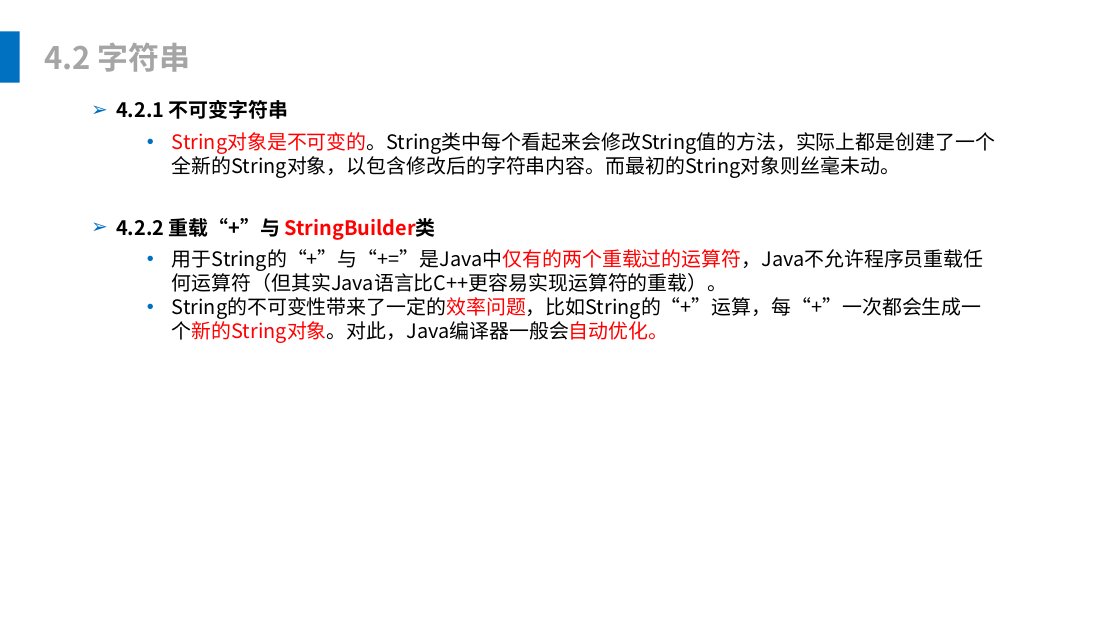
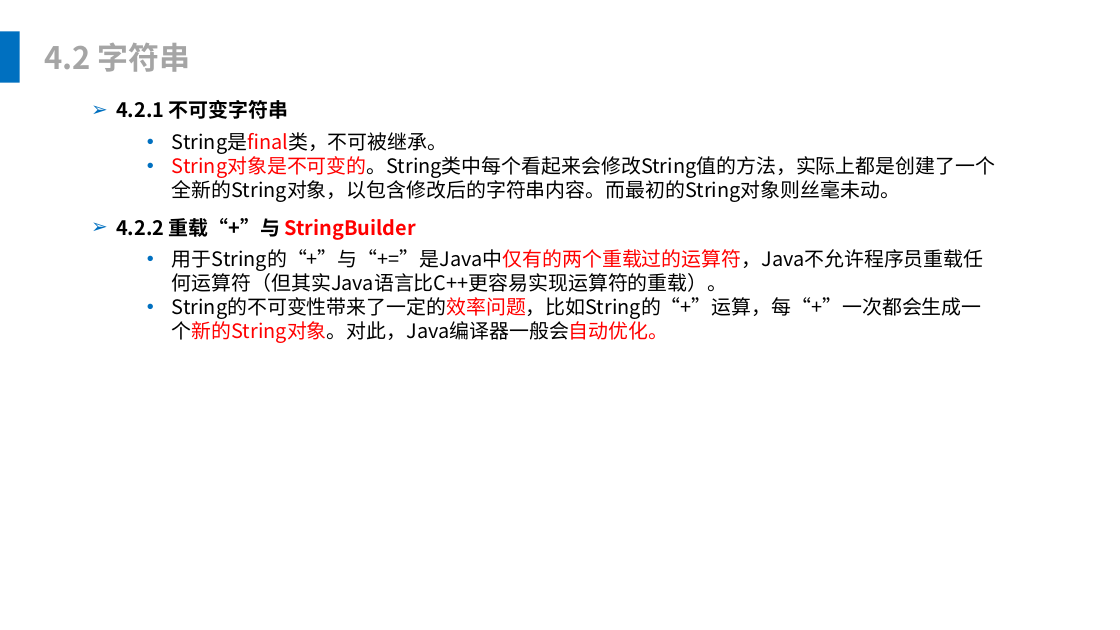
Before and after one commit to leonliu06/JavaTrainning, a slide deck: slide 50 of Java基础培训.pptx. Drawn at 1120x630 pixels with LibreOffice and Linux fonts; fonts in the diff are those of the drawing. Boxes give left, top, right and bottom in pixels: in the first picture for what was removed or moved away, otherwise in the second. Text is boxed around its words. In the diff, an @@ line names an element or a change of style, - is before the commit and + after.

```diff
--- a/Java基础培训.pptx
+++ b/Java基础培训.pptx
@@ text at [172,132,448,154]: paragraph added @@
+  • String是final类，不可被继承。
@@ text at [116,218,416,240]: text changed @@
-➢ 4.2.2 重载“+”与 StringBuilder类
+➢ 4.2.2 重载“+”与 StringBuilder
```
Also in this commit, not shown: 7 other slides changed, 8 other files.
